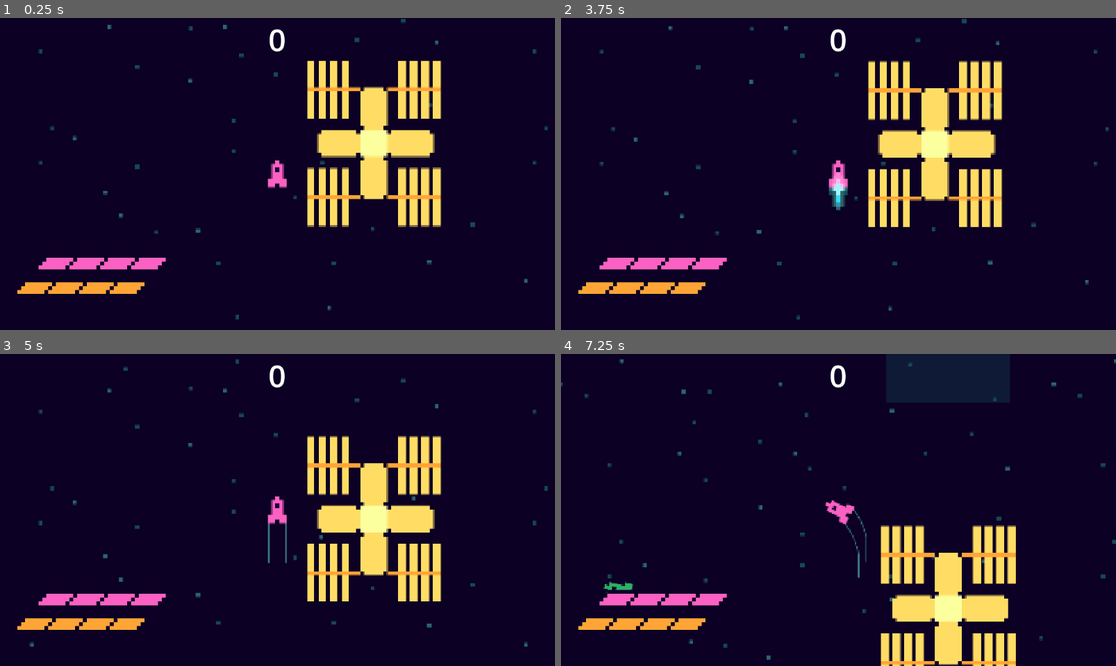
Above: before the commit, frames 1-4 (two rows, left to right).
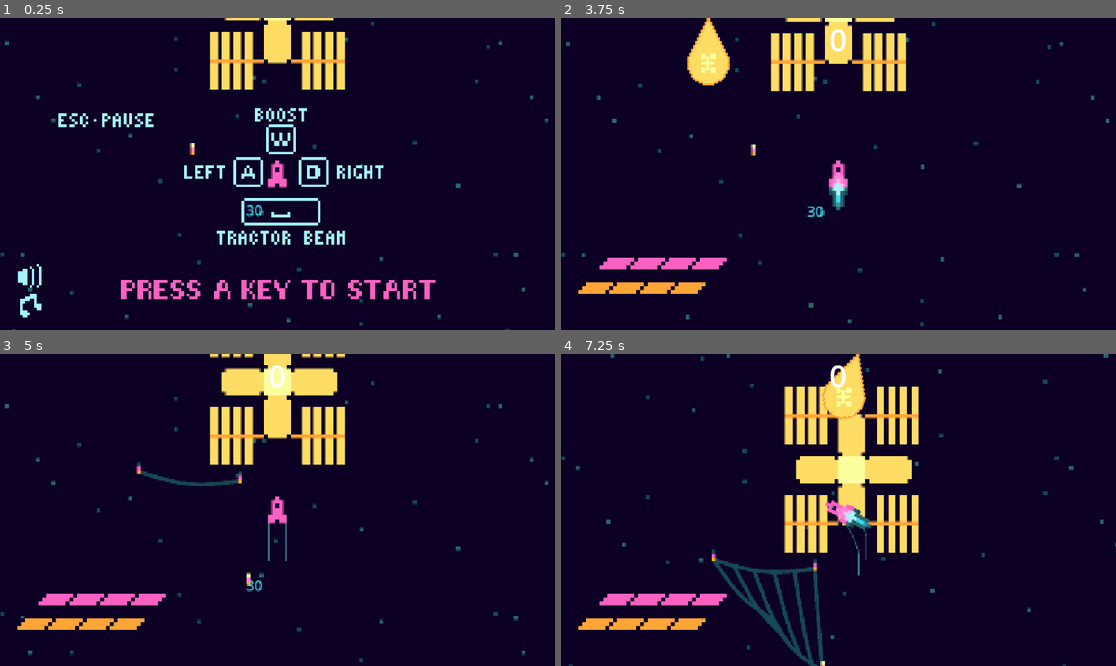
Above: after the commit, the same moments.

Repository: Salkin-Niklas/exgat
Game: Godot game, scene res://scenes/world.tscn
Two runs of this game, one before a commit and one after it. Both use one fixed random seed, a clock stepped at 60 frames per second and the inputs below.
Inputs (mouse positions are in pixels of both pictures, inside the frame that each line leads up to):
- Up to frame 1 (0.25 s): no input
- Up to frame 2 (3.75 s): click (594, 305) at 0.52 s; click (594, 276) at 1.27 s; click (594, 276) at 2.02 s; click (594, 276) at 2.77 s; tap Enter at 3.5 s; hold W (Boost) from 3.53 s (still down)
- Up to frame 3 (5 s): release W (Boost) at 4.28 s; tap Space (TractorBeam) at 4.35 s
- Up to frame 4 (7.25 s): hold A (TurnL) 5.03-5.78 s; tap D (TurnR) at 5.85 s; hold W (Boost) from 6.53 s (still down); tap Escape at 7.15 s

The runs differ from the first frame. In frame 1, 17% of the frame differs, in the area x 0-99%, y 0-100%; in frame 2, 13%; in frame 3, 14%; in frame 4, 21%, in the area x 0-100%, y 0-100%.

Commit message:
ADD: WIP. net

Diff:
--- /dev/null
+++ b/assets/collection/beacon_frames.tres
@@ -0,0 +1,25 @@
+[gd_resource type="SpriteFrames" load_steps=4 format=3 uid="uid://drv5t66sru22"]
+
+[ext_resource type="Texture2D" uid="uid://cwmjkeivhcb6y" path="res://assets/collection/beacon.png" id="1_nsbxy"]
+
+[sub_resource type="AtlasTexture" id="AtlasTexture_hg5u3"]
+atlas = ExtResource("1_nsbxy")
+region = Rect2(0, 0, 1, 3)
+
+[sub_resource type="AtlasTexture" id="AtlasTexture_yq8ro"]
+atlas = ExtResource("1_nsbxy")
+region = Rect2(1, 0, 1, 3)
+
+[resource]
+animations = [{
+"frames": [{
+"duration": 1.0,
+"texture": SubResource("AtlasTexture_hg5u3")
+}, {
+"duration": 1.0,
+"texture": SubResource("AtlasTexture_yq8ro")
+}],
+"loop": true,
+"name": &"default",
+"speed": 1.0
+}]
--- a/scenes/collection_area.tscn
+++ b/scenes/collection_area.tscn
@@ -1,23 +1,12 @@
 [gd_scene load_steps=4 format=3 uid="uid://6ja5jmfuopwo"]
 
 [ext_resource type="Script" uid="uid://biustfqt32mhv" path="res://scripts/collection_area.gd" id="1_jfbh3"]
-
-[sub_resource type="RectangleShape2D" id="RectangleShape2D_117s0"]
-size = Vector2(188, 175)
+[ext_resource type="PackedScene" uid="uid://cfcjwn8yjflys" path="res://scenes/collection_net.tscn" id="2_2eubv"]
 
 [sub_resource type="SystemFont" id="SystemFont_jfbh3"]
 
-[node name="Node2D" type="Area2D"]
+[node name="Node2D" type="Node2D"]
 script = ExtResource("1_jfbh3")
-
-[node name="ColorRect" type="ColorRect" parent="."]
-offset_right = 256.0
-offset_bottom = 234.0
-color = Color(0.08627451, 0.28235295, 0.33333334, 0.3647059)
-
-[node name="CollisionShape2D" type="CollisionShape2D" parent="."]
-position = Vector2(127, 118.5)
-shape = SubResource("RectangleShape2D_117s0")
 
 [node name="Label" type="Label" parent="."]
 offset_left = 67.0
@@ -34,5 +23,10 @@
 wait_time = 30.0
 autostart = true
 
-[connection signal="body_entered" from="." to="." method="_on_body_entered"]
-[connection signal="timeout" from="Timer" to="." method="_on_timer_timeout"]
+[node name="Net" parent="." instance=ExtResource("2_2eubv")]
+
+[node name="BeaconTimer" type="Timer" parent="."]
+wait_time = 0.25
+autostart = true
+
+[connection signal="timeout" from="BeaconTimer" to="." method="_on_beacon_timer_timeout"]
--- /dev/null
+++ b/scenes/collection_net.tscn
@@ -0,0 +1,46 @@
+[gd_scene load_steps=4 format=3 uid="uid://cfcjwn8yjflys"]
+
+[ext_resource type="Script" uid="uid://ck0gtqc2eilct" path="res://scripts/collection_net.gd" id="1_4slge"]
+[ext_resource type="SpriteFrames" uid="uid://drv5t66sru22" path="res://assets/collection/beacon_frames.tres" id="2_mil3k"]
+
+[sub_resource type="Curve" id="Curve_mil3k"]
+_data = [Vector2(0, 0), 0.0, 2.7830598, 0, 0, Vector2(0.5, 1), 0.0, 0.0, 0, 0, Vector2(1, 0), -2.8331254, 0.0, 0, 0]
+point_count = 3
+
+[node name="Net" type="Area2D"]
+scale = Vector2(8, 8)
+script = ExtResource("1_4slge")
+n1 = Vector2(20, 20)
+n2 = Vector2(40, 25)
+n3 = Vector2(36, 40)
+n4 = Vector2(21, 40)
+curve = SubResource("Curve_mil3k")
+
+[node name="CollisionPolygon2D" type="CollisionPolygon2D" parent="."]
+z_index = -1
+
+[node name="Line_outer" type="Line2D" parent="."]
+points = PackedVector2Array(6.375, -0.375)
+width = 1.0
+default_color = Color(0.08627451, 0.28235295, 0.33333334, 1)
+
+[node name="N1" type="AnimatedSprite2D" parent="."]
+sprite_frames = ExtResource("2_mil3k")
+autoplay = "default"
+offset = Vector2(0, -1)
+
+[node name="N2" type="AnimatedSprite2D" parent="."]
+sprite_frames = ExtResource("2_mil3k")
+autoplay = "default"
+offset = Vector2(0, -1)
+
+[node name="N3" type="AnimatedSprite2D" parent="."]
+sprite_frames = ExtResource("2_mil3k")
+autoplay = "default"
+offset = Vector2(0, -1)
+
+[node name="N4" type="AnimatedSprite2D" parent="."]
+sprite_frames = ExtResource("2_mil3k")
+autoplay = "default"
+frame_progress = 0.63561934
+offset = Vector2(0, -1)
--- a/scenes/player.tscn
+++ b/scenes/player.tscn
@@ -129,12 +129,14 @@
 stream = ExtResource("3_qhqgy")
 volume_db = -2.863
 autoplay = true
+bus = &"SFX"
 parameters/looping = true
 
 [node name="beam_sound" type="AudioStreamPlayer" parent="."]
 stream = ExtResource("4_dqkch")
 volume_db = 12.403
 autoplay = true
+bus = &"SFX"
 parameters/looping = true
 
 [connection signal="timeout" from="HitEffectTimeout" to="." method="_on_hit_effect_timeout_timeout"]
--- a/scenes/world.tscn
+++ b/scenes/world.tscn
@@ -8,15 +8,24 @@
 [ext_resource type="Texture2D" uid="uid://cnn3v2fltfy3v" path="res://assets/background/stars1.png" id="5_71j4m"]
 [ext_resource type="PackedScene" uid="uid://6ja5jmfuopwo" path="res://scenes/collection_area.tscn" id="6_e3hyu"]
 [ext_resource type="AudioStream" uid="uid://csw41083hmrb3" path="res://assets/music/Spacejam(nur_Drums).mp3" id="8_4mrxx"]
-[ext_resource type="Script" path="res://scripts/points.gd" id="8_e3hyu"]
+[ext_resource type="Script" uid="uid://drv6q67vdktv5" path="res://scripts/gui_points.gd" id="8_e3hyu"]
 [ext_resource type="Shader" uid="uid://5ae6j0iot63s" path="res://shaders/world_pp.gdshader" id="8_w7kh3"]
 [ext_resource type="AudioStream" uid="uid://bjcm7ua65nim2" path="res://assets/music/Spacejam(ohne_Drums).mp3" id="9_7r4gi"]
-[ext_resource type="Texture2D" uid="uid://ckckkb055dg3t" path="res://assets/player/station_waypoint.png" id="9_jhx03"]
-[ext_resource type="Texture2D" uid="uid://cqod6w3g1euni" path="res://assets/player/health.png" id="9_o8fc1"]
-[ext_resource type="Texture2D" uid="uid://bci2i4h7vuhuv" path="res://assets/player/station_icon.png" id="10_o8fc1"]
+[ext_resource type="Texture2D" uid="uid://ckckkb055dg3t" path="res://assets/ui/station_waypoint.png" id="9_jhx03"]
+[ext_resource type="Texture2D" uid="uid://cqod6w3g1euni" path="res://assets/ui/health.png" id="9_o8fc1"]
+[ext_resource type="Texture2D" uid="uid://bci2i4h7vuhuv" path="res://assets/ui/station_icon.png" id="10_o8fc1"]
 [ext_resource type="Script" uid="uid://dirjp8y3ycjuo" path="res://scripts/gui_health.gd" id="10_xo05s"]
-[ext_resource type="Texture2D" uid="uid://jha1do8p554t" path="res://assets/player/health_station.png" id="11_dss4m"]
+[ext_resource type="Texture2D" uid="uid://jha1do8p554t" path="res://assets/ui/health_station.png" id="11_dss4m"]
 [ext_resource type="Script" uid="uid://coydg7ujsh44y" path="res://scripts/gui_station_health.gd" id="14_7t5mc"]
+[ext_resource type="Texture2D" uid="uid://u2d0peyl7bna" path="res://assets/ui/Overlay.png" id="16_lakw3"]
+[ext_resource type="Script" uid="uid://dxsg37xjrjyw6" path="res://scripts/gui_init_hud.gd" id="16_pm21f"]
+[ext_resource type="Texture2D" uid="uid://5dabc4aeggf1" path="res://assets/ui/sfx.png" id="18_7iits"]
+[ext_resource type="Texture2D" uid="uid://dlsdxaaweuum3" path="res://assets/ui/music.png" id="18_kpybi"]
+[ext_resource type="Texture2D" uid="uid://ci2yy4l24sp25" path="res://assets/ui/music_off.png" id="19_ctatt"]
+[ext_resource type="Texture2D" uid="uid://doaj1cb73n5se" path="res://assets/ui/sfx_off.png" id="19_oo54l"]
+[ext_resource type="Script" uid="uid://bu08t4lchnmjd" path="res://scripts/gui_sfx.gd" id="22_munwf"]
+[ext_resource type="Script" uid="uid://d1ih82dhs83j" path="res://scripts/music_drums.gd" id="23_ctatt"]
+[ext_resource type="Script" uid="uid://cftiaq4a3etdr" path="res://scripts/music.gd" id="25_xgqkh"]
 
 [sub_resource type="ShaderMaterial" id="ShaderMaterial_e3hyu"]
 shader = ExtResource("8_w7kh3")
@@ -157,6 +166,7 @@
 follow_viewport_enabled = true
 
 [node name="Parallax2D" type="Parallax2D" parent="Game"]
+z_index = -2
 scroll_scale = Vector2(0.6, 0.6)
 scroll_offset = Vector2(-337, 117)
 repeat_size = Vector2(1024, 1024)
@@ -173,6 +183,7 @@
 texture = ExtResource("5_71j4m")
 
 [node name="Parallax2D2" type="Parallax2D" parent="Game"]
+z_index = -2
 scroll_scale = Vector2(0.7, 0.7)
 repeat_size = Vector2(1024, 1024)
 repeat_times = 3
@@ -181,7 +192,7 @@
 texture = ExtResource("3_qfnet")
 
 [node name="Node2D" parent="Game" instance=ExtResource("6_e3hyu")]
-position = Vector2(-129, -662)
+position = Vector2(-176, 303)
 
 [node name="Station" parent="Game" instance=ExtResource("2_rwgxs")]
 
@@ -200,7 +211,7 @@
 end_cap_mode = 2
 
 [node name="Player" parent="Game" node_paths=PackedStringArray("line2d", "line2d2") instance=ExtResource("1_nnsk1")]
-position = Vector2(-200, 64)
+position = Vector2(0, 347)
 line2d = NodePath("../Trail")
 line2d2 = NodePath("../Trail2")
 trail_max_points = 30
@@ -243,6 +254,8 @@
 label_settings = SubResource("LabelSettings_k0juu")
 
 [node name="station_direction" type="Control" parent="GUI"]
+process_mode = 3
+visible = false
 layout_mode = 3
 anchors_preset = 0
 scale = Vector2(0.5, 0.5)
@@ -261,6 +274,7 @@
 texture = ExtResource("10_o8fc1")
 
 [node name="healthbar" type="Control" parent="GUI"]
+visible = false
 layout_mode = 3
 anchors_preset = 2
 anchor_top = 1.0
@@ -284,6 +298,7 @@
 script = ExtResource("10_xo05s")
 
 [node name="Score" type="Control" parent="GUI"]
+visible = false
 layout_mode = 3
 anchors_preset = 5
 anchor_left = 0.5
@@ -303,20 +318,91 @@
 horizontal_alignment = 1
 script = ExtResource("8_e3hyu")
 
-[node name="AudioStreamPlayer" type="AudioStreamPlayer" parent="."]
+[node name="InitHud" type="Control" parent="GUI"]
+process_mode = 3
+layout_mode = 3
+anchors_preset = 15
+anchor_right = 1.0
+anchor_bottom = 1.0
+grow_horizontal = 2
+grow_vertical = 2
+script = ExtResource("16_pm21f")
+
+[node name="TextureRect" type="TextureRect" parent="GUI/InitHud"]
+layout_mode = 1
+anchors_preset = -1
+anchor_left = 0.18900001
+anchor_top = 0.289
+anchor_right = 0.808
+anchor_bottom = 0.901
+offset_left = 0.27198792
+offset_top = -0.27200317
+offset_right = 0.18395996
+offset_bottom = 0.15197754
+grow_horizontal = 2
+grow_vertical = 2
+texture = ExtResource("16_lakw3")
+expand_mode = 3
+
+[node name="Music" type="TextureButton" parent="GUI/InitHud"]
+layout_mode = 1
+anchors_preset = -1
+anchor_top = 1.0
+anchor_right = 0.079
+anchor_bottom = 1.0
+offset_left = 37.0
+offset_top = -75.0
+offset_right = -0.008003235
+offset_bottom = -26.0
+grow_vertical = 0
+toggle_mode = true
+button_pressed = true
+texture_normal = ExtResource("19_ctatt")
+texture_pressed = ExtResource("18_kpybi")
+stretch_mode = 4
+
+[node name="SFX" type="TextureButton" parent="GUI/InitHud"]
+layout_mode = 1
+anchors_preset = -1
+anchor_top = 1.0
+anchor_right = 0.079
+anchor_bottom = 1.0
+offset_left = 37.0
+offset_top = -137.0
+offset_right = -0.008003235
+offset_bottom = -88.0
+grow_vertical = 0
+toggle_mode = true
+texture_normal = ExtResource("18_7iits")
+texture_pressed = ExtResource("19_oo54l")
+stretch_mode = 4
+script = ExtResource("22_munwf")
+
+[node name="Timer" type="Timer" parent="GUI/InitHud"]
+wait_time = 0.3
+autostart = true
+
+[node name="music_drums" type="AudioStreamPlayer" parent="."]
 process_mode = 3
 stream = ExtResource("8_4mrxx")
-volume_db = -8.587
+volume_db = -8.6
 autoplay = true
 parameters/looping = true
-
-[node name="AudioStreamPlayerNoDrums" type="AudioStreamPlayer" parent="."]
+script = ExtResource("23_ctatt")
+
+[node name="music" type="AudioStreamPlayer" parent="."]
+process_mode = 3
 stream = ExtResource("9_7r4gi")
 volume_db = 8.588
 autoplay = true
 parameters/looping = true
+script = ExtResource("25_xgqkh")
 
 [connection signal="health_changed" from="Game/Station" to="GUI/healthbar/health_Station" method="_on_station_health_changed"]
 [connection signal="health_changed" from="Game/Player" to="GUI/healthbar/health_Player" method="_on_player_health_changed"]
+[connection signal="pause_requested" from="Game/Player" to="GUI/InitHud" method="_ready"]
 [connection signal="on_score" from="Game/ScrapSpawner" to="GUI/Score/Label" method="_on_scrap_spawner_on_score"]
 [connection signal="timeout" from="Game/ScrapSpawner/Timer" to="Game/ScrapSpawner" method="_on_timer_timeout"]
+[connection signal="toggled" from="GUI/InitHud/Music" to="music_drums" method="_on_music_toggled"]
+[connection signal="toggled" from="GUI/InitHud/Music" to="music" method="_on_music_toggled"]
+[connection signal="toggled" from="GUI/InitHud/SFX" to="GUI/InitHud/SFX" method="_on_toggled"]
--- a/scripts/collection_area.gd
+++ b/scripts/collection_area.gd
@@ -1,14 +1,45 @@
-extends Area2D
+extends Node2D
 
-func _process(_delta: float) -> void:
-	$Label.text = str(int(round($Timer.time_left)))
+var goal_n1: Vector2
+var goal_n2: Vector2
+var goal_n3: Vector2
+var goal_n4: Vector2
 
+var is_translating: int = 0
 
-func _on_timer_timeout() -> void:
-	position = Vector2(randf_range(-500,500), randf_range(-500,500))
+const BEACON_SPEED = 30
 
+func _ready() -> void:
+	randomize()
+	goal_n1 = Vector2(-15,-15) + Vector2(randf_range(-3,3), randf_range(-3,3))
+	goal_n2 = Vector2(15,-15) + Vector2(randf_range(-3,3), randf_range(-3,3))
+	goal_n3 = Vector2(15,15) + Vector2(randf_range(-3,3), randf_range(-3,3))
+	goal_n4 = Vector2(-15,15) + Vector2(randf_range(-3,3), randf_range(-3,3))
 
-func _on_body_entered(body: Node2D) -> void:
-	if body is RigidBody2D:
-		$"../ScrapSpawner".score(1)
-		body.queue_free()
+	$Net.n1  = Vector2(0,0)
+	$Net.n2  = Vector2(0,0)
+	$Net.n3  = Vector2(0,0)
+	$Net.n4  = Vector2(0,0)
+
+var h: float = 0
+
+func  _process(delta: float) -> void:
+	if is_translating < 4:
+		if is_translating > 0:
+			$Net.n1 = goal_n1#($Net.n1-goal_n1).normalized() * delta
+		if is_translating > 1:
+			$Net.n2 = goal_n2#($Net.n2-goal_n2).normalized() * delta
+		if is_translating > 2:
+			$Net.n3 = goal_n3#($Net.n3-goal_n3).normalized() * delta
+		if is_translating > 3:
+			$Net.n4 = goal_n4#($Net.n4-goal_n4).normalized() * delta
+		if $Net.n1 == goal_n1 and $Net.n2 == goal_n2 and $Net.n3 == goal_n3 and $Net.n4 == goal_n4:
+			is_translating += 1
+		$Net.update(0)
+	else:
+		h += delta
+		$Net.update(int(h*20))
+
+func _on_beacon_timer_timeout() -> void:
+	if is_translating >= 0 and is_translating < 5:
+		is_translating += 1
--- /dev/null
+++ b/scripts/collection_net.gd
@@ -0,0 +1,59 @@
+extends Area2D
+
+@export var n1: Vector2 = Vector2(0,0)
+@export var n2: Vector2 = Vector2(20,0)
+@export var n3: Vector2 = Vector2(20,20)
+@export var n4: Vector2 = Vector2(0,20)
+
+@export var curve: Curve
+@export var curve_gravity: float = 2
+@export var mesh_points: int = 5
+
+func update(line_points: int = 23)->void:
+	$CollisionPolygon2D.polygon = PackedVector2Array([n1,n2,n3,n4])
+	$N1.position = n1
+	$N2.position = n2
+	$N3.position = n3
+	$N4.position = n3
+	$Line_outer.clear_points()
+	var dist: float = 1./mesh_points
+
+	for idx in range(4):
+		var n: Vector2  = [n1,n2,n3,n4][idx]
+		var ng: Vector2 =  [n2,n3,n4,n1][idx]
+		for i in range(mesh_points+1):
+			line_points -= 1
+			if line_points < 1: return
+			$Line_outer.add_point(lerp(n,ng,dist*i)+Vector2(0,curve_gravity*curve.sample(dist*i)))
+
+	for i in range(1, mesh_points, 2):
+		var n = $Line_outer.get_point_position(i)
+		var ng = $Line_outer.get_point_position(mesh_points*3-i+2)
+		for j in range(mesh_points+1):
+			line_points -= 1
+			if line_points < 1: return
+			$Line_outer.add_point(lerp(n,ng,dist*j)+Vector2(0,curve_gravity*curve.sample(dist*j)))
+		n = $Line_outer.get_point_position(mesh_points*3-i+1)
+		ng = $Line_outer.get_point_position(i+1)
+		for j in range(mesh_points+1):
+			line_points -= 1
+			if line_points < 1: return
+			$Line_outer.add_point(lerp(n,ng,dist*j)+Vector2(0,curve_gravity*curve.sample(dist*j)))
+
+	line_points -= 1
+	if line_points < 1: return
+	$Line_outer.add_point(n2)
+	#$N5.position = $Line_outer.get_point_position(mesh_points*2)
+	for i in range(0, mesh_points, 2):
+		var n = $Line_outer.get_point_position(mesh_points+i+2)
+		var ng = $Line_outer.get_point_position(mesh_points*5-i-3)
+		for j in range(mesh_points+1):
+			line_points -= 1
+			if line_points < 1: return
+			$Line_outer.add_point(lerp(n,ng,dist*j)+Vector2(0,curve_gravity*curve.sample(dist*j)))
+		n = $Line_outer.get_point_position(mesh_points*5-i-4)
+		ng = $Line_outer.get_point_position(mesh_points+i+3)
+		for j in range(mesh_points+1):
+			line_points -= 1
+			if line_points < 1: return
+			$Line_outer.add_point(lerp(n,ng,dist*j)+Vector2(0,curve_gravity*curve.sample(dist*j)))
--- /dev/null
+++ b/scripts/gui_init_hud.gd
@@ -0,0 +1,22 @@
+extends Control
+
+func _ready() -> void:
+	show()
+	get_tree().paused = true
+	$"../healthbar".hide()
+	$"../station_direction".hide()
+	$"../Score".hide()
+	$Timer.start()
+
+func _process(_delta: float) -> void:
+	if  Input.is_key_pressed(KEY_SPACE) or \
+		Input.is_key_pressed(KEY_W) or  \
+		Input.is_key_pressed(KEY_A) or \
+		Input.is_key_pressed(KEY_D) or \
+		Input.is_key_pressed(KEY_ESCAPE) and $Timer.is_stopped():
+			get_tree().paused = false
+			$"../healthbar".show()
+			$"../station_direction".show()
+			$"../Score".show()
+			$TextureRect.texture = preload("res://assets/ui/Overlay_continue.png")
+			hide()
--- /dev/null
+++ b/scripts/gui_sfx.gd
@@ -0,0 +1,7 @@
+extends TextureButton
+
+func _ready() -> void:
+	AudioServer.set_bus_layout(preload("res://sfx/audio_busses.tres"))
+
+func _on_toggled(toggled_on: bool) -> void:
+	AudioServer.set_bus_mute(1, toggled_on)
--- /dev/null
+++ b/scripts/music.gd
@@ -0,0 +1,7 @@
+extends AudioStreamPlayer
+
+func  _ready() -> void:
+	playing = true
+
+func _on_music_toggled(toggled_on: bool) -> void:
+	playing = toggled_on
--- /dev/null
+++ b/scripts/music_drums.gd
@@ -0,0 +1,12 @@
+extends AudioStreamPlayer
+
+const MUTE_SPEED = 100
+
+func  _ready() -> void:
+	playing = true
+
+func _on_music_toggled(toggled_on: bool) -> void:
+	playing = toggled_on
+
+func _process(delta: float) -> void:
+	volume_db = clampf(volume_db + int(get_tree().paused)*delta*MUTE_SPEED, -16, -8.6)
--- a/scripts/player.gd
+++ b/scripts/player.gd
@@ -19,6 +19,7 @@
 var distance_accum: float = 0.0
 
 signal health_changed(health: int)
+signal pause_requested()
 
 func _physics_process(delta: float) -> void:
 	var base: String = "idle"
@@ -35,6 +36,10 @@
 	elif Input.is_action_pressed("TurnR"):
 		rotation += TURNING_SPEED*delta
 		base += "L"
+
+	if Input.is_key_pressed(KEY_ESCAPE):
+		$"../../GUI/InitHud".show()
+		pause_requested.emit()
 
 	$eninge_sound.stream_paused = base == "idle"
 
--- /dev/null
+++ b/sfx/audio_busses.tres
@@ -0,0 +1,9 @@
+[gd_resource type="AudioBusLayout" format=3 uid="uid://chj8fwyiunuxl"]
+
+[resource]
+bus/1/name = &"SFX"
+bus/1/solo = false
+bus/1/mute = false
+bus/1/bypass_fx = false
+bus/1/volume_db = -0.13049698
+bus/1/send = &"Master"
Binary file added: assets/collection/beacon.png
Not shown, changed: assets/collection/beacon.png.import
Binary file added: assets/ui/Overlay.png
Not shown, changed: assets/ui/Overlay.png.import
Binary file added: assets/ui/Overlay_continue.png
Not shown, added: assets/ui/Overlay_continue.png.import
Renamed: assets/player/health.png -> assets/ui/health.png
Not shown, added: assets/ui/health.png.import
Renamed: assets/player/health_station.png -> assets/ui/health_station.png
Not shown, changed: assets/ui/health_station.png.import
Binary file added: assets/ui/music.png
Not shown, added: assets/ui/music.png.import
(and 18 more such lines)
